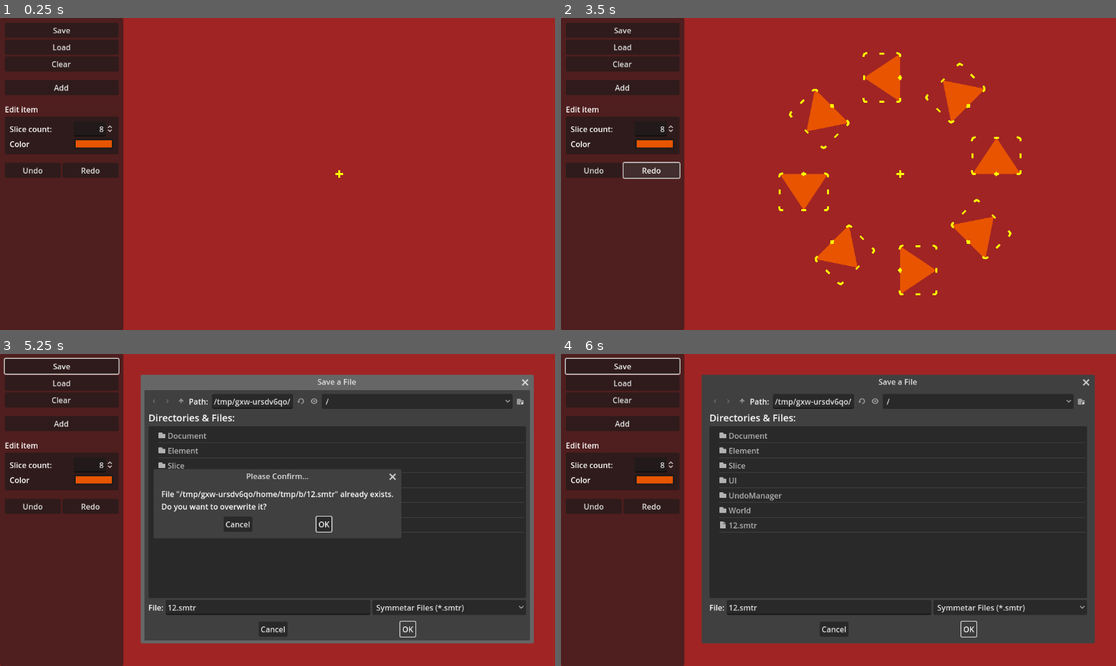
Above: before the commit, frames 1-4 (two rows, left to right).
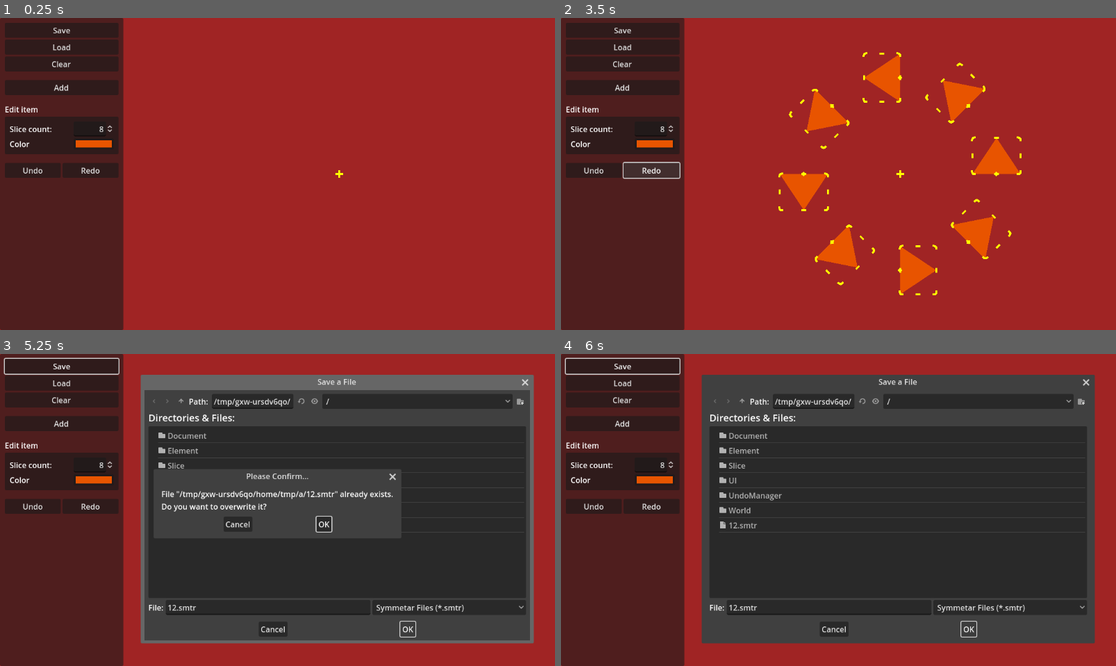
Above: after the commit, the same moments.

Repository: zoeesilcock/symmetar
Game: Godot game, scene res://Main.tscn
Same seed, same stepped clock (60 frames per second), same inputs: the game is played once before the commit and once after it.
Inputs (mouse positions are in pixels of both pictures, inside the frame that each line leads up to):
- Up to frame 1 (0.25 s): no input
- Up to frame 2 (3.5 s): click "Clear" at 0.5 s; click "Add" at 1.25 s; click "Undo" at 2 s; click "Redo" at 2.75 s
- Up to frame 3 (5.25 s): click "Save" at 3.5 s; click (266, 606) at 4.27 s; type "12" at 4.35 s; click "OK" at 5 s
- Up to frame 4 (6 s): click "OK" at 5.75 s

Frames 1-2 are identical in both runs. In frame 3, 0.2% of the frame differs, in the area x 53-71%, y 14-47%; in frame 4, less than 0.1%.

Commit message:
Highlight slices when hovering over them

Diff:
--- a/Slice/Slice.gd
+++ b/Slice/Slice.gd
@@ -37,6 +37,17 @@
 
 # Internal
 var is_selected : bool
+var is_highlighted : bool
+var cursor_is_in_slice : bool
+
+var this_slice_is_busy : bool:
+	get:
+		return (
+			is_dragging or
+			is_rotating or
+			is_pivoting or
+			is_scaling
+		)
 
 var is_dragging : bool
 var drag_offset : Vector2
@@ -115,25 +126,28 @@
 
 func _handle_mouse_input(event : InputEventMouse) -> void:
 	var world_position : Vector2 = view_to_world * event.position
-	var cursor_in_slice : bool = _is_point_in_slice(world_position - position)
+	cursor_is_in_slice = _is_point_in_slice(world_position - position)
+
+	if is_highlighted and not cursor_is_in_slice:
+		_hide_highlight()
+	elif not is_highlighted and cursor_is_in_slice:
+		_show_highlight()
 
 	if event is InputEventMouseButton and event.button_index == MOUSE_BUTTON_LEFT:
-		_handle_mouse_button(event, cursor_in_slice, world_position)
+		_handle_mouse_button(event, world_position)
 
 	if event is InputEventMouseMotion:
-		_handle_mouse_motion(event, cursor_in_slice)
-
-func _handle_mouse_button(event : InputEventMouseButton, cursor_in_slice : bool, world_position : Vector2) -> void:
-	var any_slice_busy : bool = ui_state.any_slice_is_dragging || ui_state.any_slice_is_rotating
-
-	if event.pressed and not any_slice_busy and cursor_in_slice:
+		_handle_mouse_motion(event)
+
+func _handle_mouse_button(event : InputEventMouseButton, world_position : Vector2) -> void:
+	if event.pressed and not ui_state.any_slice_is_busy and cursor_is_in_slice:
 		viewport.set_input_as_handled()
 		_start_dragging(world_position)
 	elif not event.pressed and is_dragging:
 		viewport.set_input_as_handled()
 		_end_dragging()
 
-func _handle_mouse_motion(event : InputEventMouseMotion, _cursor_in_slice : bool) -> void:
+func _handle_mouse_motion(event : InputEventMouseMotion) -> void:
 	if is_selected and is_dragging:
 		viewport.set_input_as_handled()
 		_update_dragging(event)
@@ -160,10 +174,14 @@
 	slice_widgets.hide_widgets()
 
 func _show_highlight() -> void:
-	polygon.color = highlighted_color
+	if this_slice_is_busy or not ui_state.any_slice_is_busy:
+		polygon.color = highlighted_color
+		is_highlighted = true
 
 func _hide_highlight() -> void:
-	polygon.color = original_color
+	if not cursor_is_in_slice:
+		polygon.color = original_color
+		is_highlighted = false
 
 func _start_dragging(world_position : Vector2) -> void:
 	selected.emit(slice_index)
@@ -206,6 +224,7 @@
 
 func _pivot_started(_event : InputEvent, _world_position : Vector2) -> void:
 	pivot_start = position + slice_pivot.rotated(rotation)
+	ui_state.any_slice_is_pivoting = true
 	is_pivoting = true
 	_show_highlight()
 
@@ -215,6 +234,7 @@
 	pivot_changed.emit(slice_index)
 
 func _pivot_ended(_event : InputEvent, _world_position : Vector2) -> void:
+	ui_state.any_slice_is_pivoting = false
 	is_pivoting = false
 	_hide_highlight()
 	pivot_ended.emit(slice_index)
@@ -226,6 +246,7 @@
 	initial_size = _get_rect().size
 	initial_posisition = polygon.position
 	last_scaling_world_position = world_position
+	ui_state.any_slice_is_scaling = true
 	is_scaling = true
 	_show_highlight()
 
@@ -253,6 +274,7 @@
 	_scaling_updated(null, last_scaling_world_position)
 
 func _scaling_ended(_event : InputEvent, _world_position : Vector2) -> void:
+	ui_state.any_slice_is_scaling = false
 	is_scaling = false
 	_hide_highlight()
 	scaling_ended.emit(slice_index)
--- a/UI/UIState.gd
+++ b/UI/UIState.gd
@@ -4,6 +4,18 @@
 # Data
 @export var any_slice_is_dragging : bool
 @export var any_slice_is_rotating : bool
+@export var any_slice_is_pivoting : bool
+@export var any_slice_is_scaling : bool
+
+@export var any_slice_is_busy : bool:
+	get:
+		return (
+			any_slice_is_dragging or
+			any_slice_is_rotating or
+			any_slice_is_pivoting or
+			any_slice_is_scaling
+		)
+
 @export var selected_element_index : int
 @export var selected_slice_index : int
 @export var slice_color_picker_visible : bool
